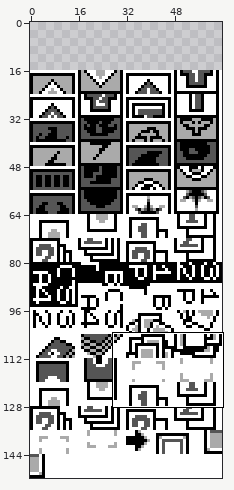
A sprite sheet gets an edit: src/gfx/duel/cgb_symbols.png. The picture above shows the old version from afar; the outline marks the close-up.
Close-up. Earlier state:
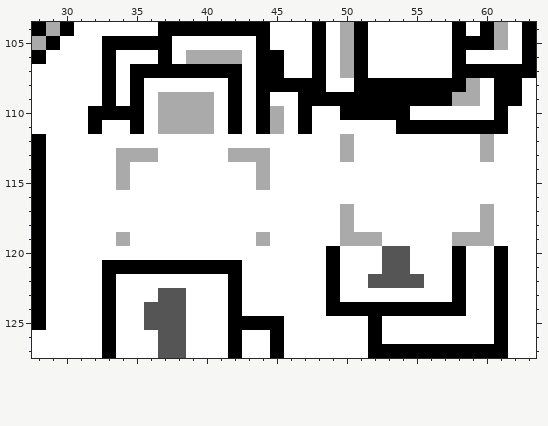
The file is 64x136 pixels. Shown: x 28..63, y 104..127. The old version is drawn lined up with the new one, on the new canvas. The commit also changed other parts of the picture, which this record leaves out.
After the commit:
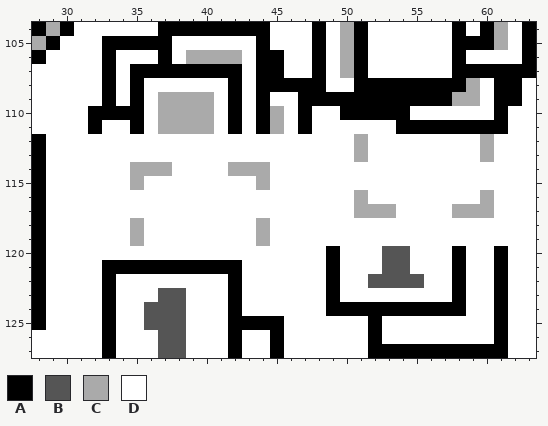
Palette (. is transparent): A #000000  B #555555  C #aaaaaa  D #ffffff
Change:
canvas 64x136 -> 64x152, the old top-left corner now at 0,16
The edit turns colour D into colour C in rows 112 to 113 at x 51; in row 114 at x 35 to 37 and 42 to 43; in row 115 at x 35; in row 116 at x 51 and 60; in row 117 at x 51 to 53 and 58 to 59; in row 118 at x 35 and 44.
The edit turns colour D into colour C in row 119 at x 35.
The edit turns colour C into colour D in row 112 at x 50; in row 113 at x 34 to 36, 42 to 44 and 50; in rows 114 to 115 at x 34; in row 117 at x 50; in row 118 at x 50 and 60; in row 119 at x 34, 50 to 52 and 58 to 60.
Where, in picture pixels (left, top, right, bottom), the same in both close-ups:
changed: (340, 134, 396, 246)
changed: (116, 148, 270, 246)
changed: (452, 190, 494, 246)
